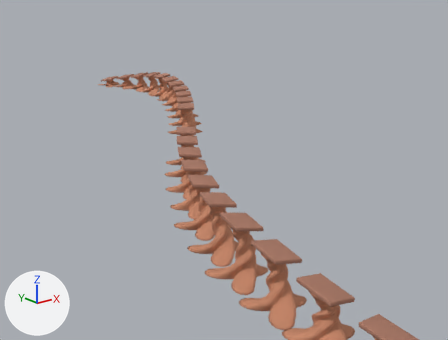
A saved change to the glTF model tools/KFB-ToolBox/_handover/SC02_SUPPORTS_2026-09-26/glb/sc02_supports_vine_fixture.glb.
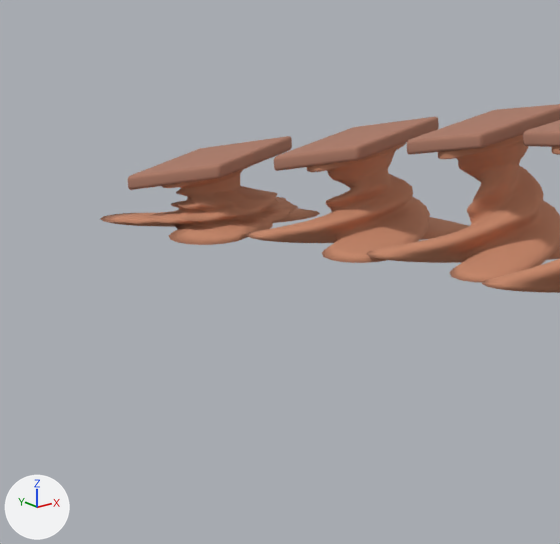
Old and new are each drawn whole from a camera (50 mm lens) standing at (2009.0, -3157.0, 53.0) and looking at (2128.0, -3009.0, -6.0) and again close up on the part from 20% to 33% of the width and 18% to 35% of the height. Arrows for +X, +Y and +Z are at lower left; the lights stay in place. The older version's two pictures come first. Where no turn or scale is listed for an object, it has been applied to the vertices. Vertices at exactly the same position are counted once.

In view in the first close-up: 'SC02_VINE_00_bearing_plate', 'SC02_VINE_00_shaft', 'SC02_VINE_01_bearing_plate', 'SC02_VINE_01_shaft', 'SC02_VINE_02_bearing_plate', 'SC02_VINE_02_shaft', 'SC02_VINE_03_bearing_plate', 'SC02_VINE_03_shaft'.
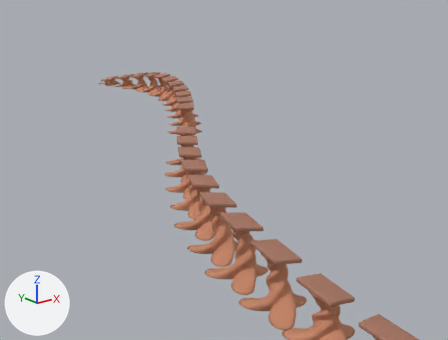
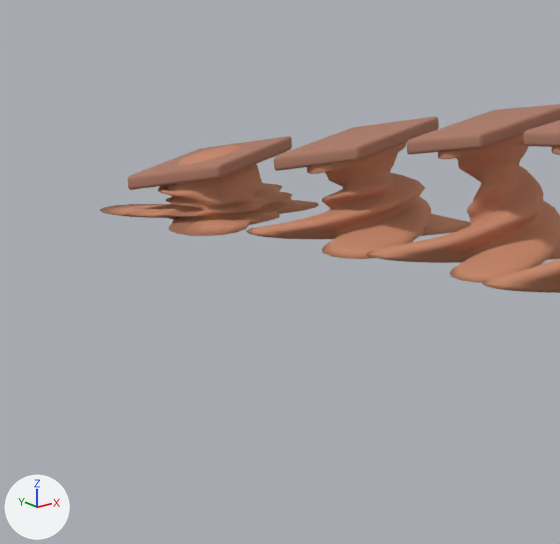
Boxes [x1, y1, x2, y2] around the edits, measured in the close-ups (560 x 544 px):
'SC02_VINE_01_shaft', reshaped: before [246, 143, 469, 263]; after [246, 143, 471, 259]
'SC02_VINE_00_shaft', reshaped: before [100, 166, 320, 245]; after [100, 145, 319, 236]

The change, as a list of edits to the scene's bpy script:
```text
Change me_sc02_vine_00_shaft:
    used by ob_sc02_vine_00_shaft; location = (2161.41, -2874.4, 0.51)
    remove me_sc02_vine_00_shaft.from_pydata(...)  # 1298 vertices, 2592 faces; spans x -4.27..6.6, y -5.78..6.39, z -0.47..3.14
    add me_sc02_vine_00_shaft.from_pydata(...)  # 1298 vertices, 2592 faces; spans x -4.27..6.6, y -5.78..6.39, z 0.0..3.78
    me_sc02_vine_00_shaft part 1: 1298 of 1298 vertices moved; they spanned x -4.27..6.6, y -5.78..6.39, z -0.47..3.14 and now span x -4.27..6.6, y -5.78..6.39, z 0.0..3.78; mean shift (-0.04, 0.0, 0.27)
Change me_sc02_vine_01_shaft:
    used by ob_sc02_vine_01_shaft; location = (2163.9, -2885.92, 0.67)
    remove me_sc02_vine_01_shaft.from_pydata(...)  # 1586 vertices, 3168 faces; spans x -4.33..6.83, y -6.44..5.94, z -0.2..5.28
    add me_sc02_vine_01_shaft.from_pydata(...)  # 1586 vertices, 3168 faces; spans x -4.33..6.83, y -6.44..5.94, z 0.0..5.32
    me_sc02_vine_01_shaft part 2: 1538 of 1586 vertices moved; they spanned x -4.33..6.83, y -6.44..5.94, z -0.2..5.28 and now span x -4.33..6.83, y -6.44..5.94, z 0.0..5.32; mean shift (-0.01, 0.0, 0.1); largest move (-0.54, -1.36, 2.3) -> (-1.19, -1.9, 2.5)
```
